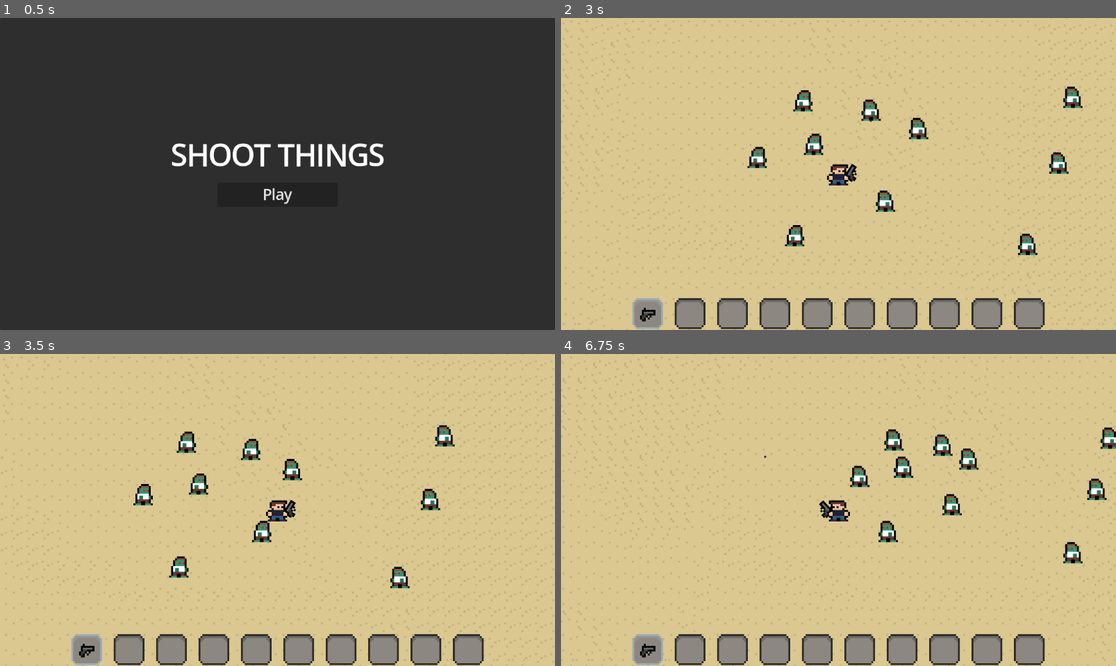
Above: before the commit, frames 1-4 (two rows, left to right).
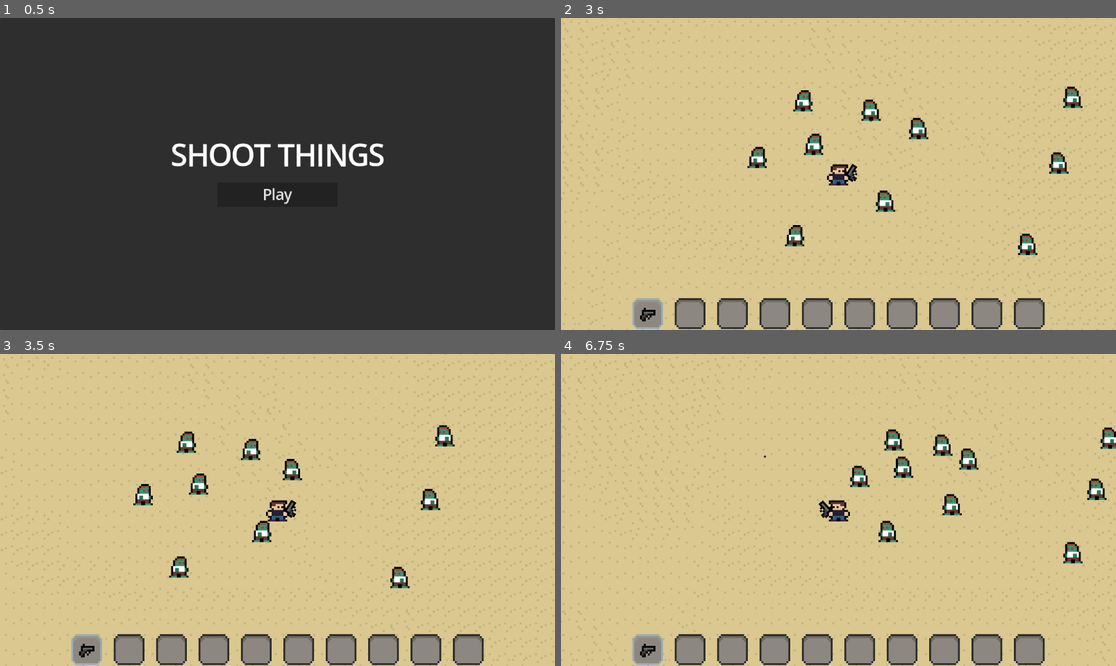
Above: after the commit, the same moments.

Repository: JoshuaW13/shoot-things
Game: Godot game, scene res://levels/titleScreen/titleScreen.tscn
Two runs of this game, one before a commit and one after it. Both use one fixed random seed, a clock stepped at 60 frames per second and the inputs below.
Inputs (mouse positions are in pixels of both pictures, inside the frame that each line leads up to):
- Up to frame 1 (0.5 s): no input
- Up to frame 2 (3 s): click "Play" at 0.5 s; move the mouse to (960, 158) at 1.27 s; press the mouse at (960, 158) at 1.28 s; hold D (Right) 1.28-2.03 s; move the mouse to (727, 189) at 2.02 s; release the mouse at (727, 189) at 2.03 s; hold S (Down) 2.03-2.78 s; click (727, 189) at 2.1 s; move the mouse to (894, 105) at 2.77 s; press the mouse at (894, 105) at 2.78 s; hold D (Right) from 2.78 s (still down)
- Up to frame 3 (3.5 s): keep holding D (Right)
- Up to frame 4 (6.75 s): move the mouse to (810, 572) at 3.52 s; release D (Right) at 3.53 s; release the mouse at (810, 572) at 3.53 s; hold W (Up) 3.53-4.28 s; click (810, 572) at 3.6 s; move the mouse to (1005, 556) at 4.27 s; press the mouse at (1005, 556) at 4.28 s; hold A (Left) 4.28-5.78 s; move the mouse to (672, 463) at 5.02 s; release the mouse at (672, 463) at 5.03 s; click (672, 463) at 5.1 s; move the mouse to (866, 510) at 5.77 s; press the mouse at (866, 510) at 5.78 s; hold S (Down) 5.78-6.53 s; move the mouse to (755, 432) at 6.52 s; release the mouse at (755, 432) at 6.53 s; hold D (Right) from 6.53 s (still down); click (755, 432) at 6.6 s

Frame 1 is identical in both runs. In frame 2, less than 0.1% of the frame differs, in the area x 51-56%, y 32-53%; in frame 3, less than 0.1%; in frame 4, less than 0.1%, in the area x 36-49%, y 32-53%.

Commit message:
Inventory swap swaps out player's item

Diff:
--- a/entities/items/guns/pistol/pistol.tscn
+++ b/entities/items/guns/pistol/pistol.tscn
@@ -4,6 +4,7 @@
 [ext_resource type="Texture2D" uid="uid://dwgjtbsmpgd5t" path="res://entities/items/guns/pistol/assets/Pistol.png" id="1_wfjhr"]
 
 [node name="Pistol" type="Node2D"]
+position = Vector2(25, 0)
 script = ExtResource("1_l1nd7")
 
 [node name="Sprite2D" type="Sprite2D" parent="."]
--- a/entities/player/inventory/inventory.gd
+++ b/entities/player/inventory/inventory.gd
@@ -10,17 +10,17 @@
 var items: Array[InventoryItem] = []
 var selected_item_index: int = -1:
 	set(inventory_slot):
-		if inventory_slot >=MIN_SLOT and inventory_slot <= MAX_SLOT:
-			selected_item_index = inventory_slot
-			selected_item = items[inventory_slot]
-		else:
-			print("bad inventory swap!");
+		if inventory_slot != selected_item_index:
+			if inventory_slot >=MIN_SLOT and inventory_slot <= MAX_SLOT:
+				selected_item_index = inventory_slot
+				selected_item = items[inventory_slot]
+			else:
+				print("bad inventory swap!");
 
 var selected_item: InventoryItem = null:
 	set(item):
 		selected_item_changed.emit(item, selected_item_index)
 		selected_item = item
-
 
 func _ready() -> void:
 	await owner.ready
@@ -36,8 +36,14 @@
 				existing_item.count += item.count
 				return
 	elif not has_item(item.name):
-		items.append(item)
+		add_new_item(item)
 		item_added.emit(item)
+
+func add_new_item(item: InventoryItem)->void:
+	for i in items.size():
+		if items[i] ==null:
+			items[i] = item
+			break
 
 func has_item(item_name: String) -> bool:
 	for i in items:
--- a/entities/player/player.gd
+++ b/entities/player/player.gd
@@ -4,12 +4,12 @@
 @onready var velocity_component: VelocityComponent = $VelocityComponent
 @onready var player_direction_controller: FlipOnMouseComponent = $FlipOnMouseComponent
 @onready var weapon_direction_controller: RotateOnMouseComponent = %RotateOnMouseComponent
-@onready var weapon: Gun = %Pistol
 @onready var flip_pivot: Node2D = $Pivot
 @onready var camera: Camera2D = $Camera2D
 @onready var inventory: Inventory = %Inventory
 @onready var inventory_bar_ui: InventoryBar = %InventoryBar
 
+var weapon: Gun = null
 var primary_action_held: bool = false
 
 func _ready() -> void:
@@ -19,8 +19,8 @@
 	SignalBus.level_limits.connect(on_level_limits)
 	inventory_bar_ui.inventory = inventory
 
-func _process(delta: float) -> void:
-	if primary_action_held:
+func _process(_delta: float) -> void:
+	if primary_action_held and weapon:
 		weapon.shoot()
 
 func _unhandled_input(event: InputEvent) -> void:
@@ -37,3 +37,12 @@
 	camera.set_limit(SIDE_RIGHT,right_limit)
 	camera.set_limit(SIDE_TOP,top_limit)
 	camera.set_limit(SIDE_BOTTOM,bottom_limit)
+
+func _on_inventory_selected_item_changed(item: InventoryItem, _index: int) -> void:
+	if weapon:
+		weapon.queue_free()
+		weapon = null
+	if item:
+		weapon = item.scene_data.instantiate()
+		flip_pivot.add_child(weapon)
+		weapon_direction_controller.patient = weapon
--- a/entities/player/player.tscn
+++ b/entities/player/player.tscn
@@ -8,7 +8,6 @@
 [ext_resource type="PackedScene" uid="uid://1pp8jw5odpso" path="res://common/components/velocity/velocityComponent.tscn" id="6_8fjmc"]
 [ext_resource type="PackedScene" uid="uid://1kj2iq4p63nj" path="res://common/components/hurtbox/hurtboxComponent.tscn" id="7_26q78"]
 [ext_resource type="PackedScene" uid="uid://bf8r0vvk3mqm3" path="res://common/components/health/healthComponent.tscn" id="8_bectd"]
-[ext_resource type="PackedScene" uid="uid://c4c1lf1xgmou7" path="res://entities/items/guns/pistol/pistol.tscn" id="9_bectd"]
 [ext_resource type="PackedScene" uid="uid://coos8sjb0fwpu" path="res://common/components/flipOnMouse/flipOnMouseComponent.tscn" id="10_wvtmh"]
 [ext_resource type="PackedScene" uid="uid://c05ghbirgw0rv" path="res://common/components/rotateOnMouse/rotateOnMouseComponent.tscn" id="11_7thud"]
 [ext_resource type="PackedScene" uid="uid://bc8pnynosrjcd" path="res://entities/player/inventory/inventory.tscn" id="12_a1qjk"]
@@ -34,12 +33,7 @@
 [node name="Sprite2D" type="Sprite2D" parent="Pivot"]
 texture = ExtResource("1_symyc")
 
-[node name="Pistol" parent="Pivot" instance=ExtResource("9_bectd")]
-unique_name_in_owner = true
-position = Vector2(24, 0)
-
 [node name="HurtboxComponent" parent="Pivot" node_paths=PackedStringArray("health_component") instance=ExtResource("7_26q78")]
-visible = false
 collision_layer = 2
 collision_mask = 8
 health_component = NodePath("../../HealthComponent")
@@ -81,4 +75,5 @@
 
 [connection signal="health_depleted" from="HealthComponent" to="." method="_on_health_component_health_depleted"]
 [connection signal="item_added" from="Inventory" to="CanvasLayer/InventoryBar" method="_on_inventory_item_added"]
+[connection signal="selected_item_changed" from="Inventory" to="." method="_on_inventory_selected_item_changed"]
 [connection signal="selected_item_changed" from="Inventory" to="CanvasLayer/InventoryBar" method="_on_inventory_selected_item_changed"]
Not shown: 1 places in entities/player/player.tscn that only renumber resources
